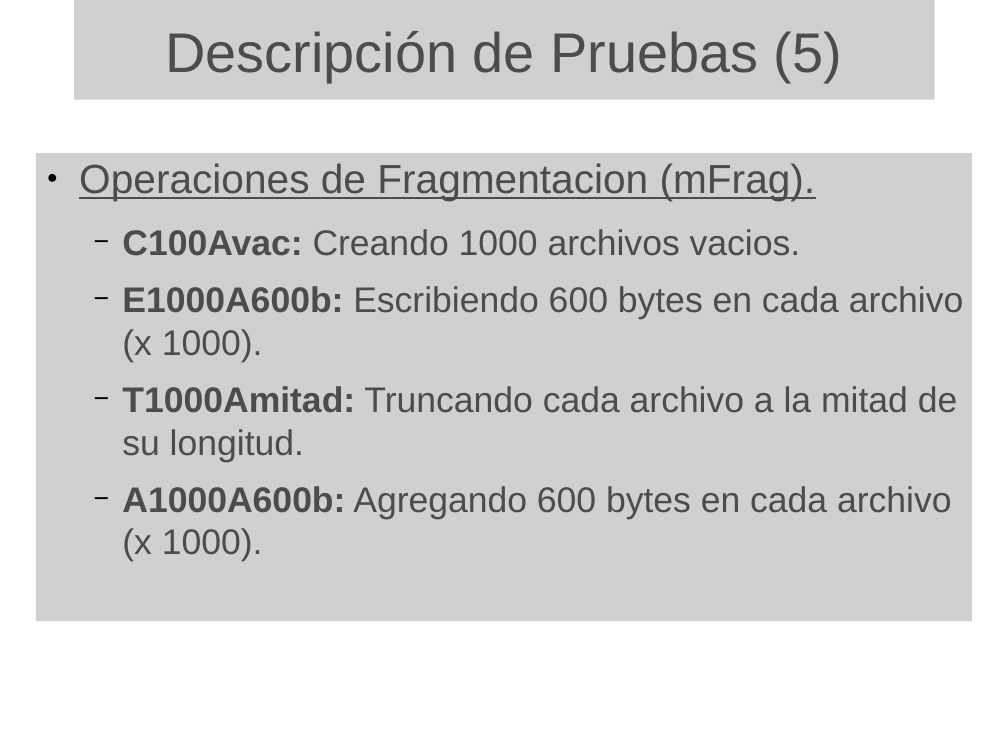
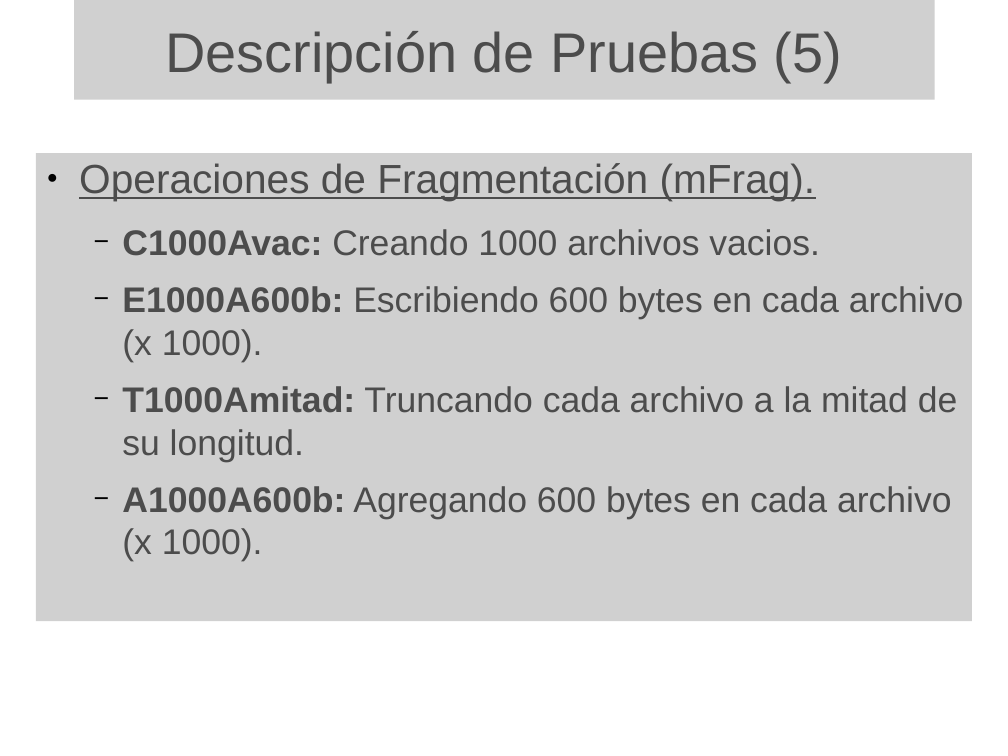
Before and after one commit to cdparra/ext3bench, a slide deck: slide 14 of src/presentacion/evaluacion-ext3 v2.odp. Drawn at 1008x756 pixels with LibreOffice and Linux fonts; fonts in the diff are those of the drawing; grey boxes stand for pictures; background and template pictures are left out. Boxes give left, top, right and bottom in pixels: in the first picture for what was removed or moved away, otherwise in the second. Text is boxed around its words. In the diff, an @@ line names an element or a change of style, - is before the commit and + after.

```diff
--- a/src/presentacion/evaluacion-ext3 v2.odp
+++ b/src/presentacion/evaluacion-ext3 v2.odp
@@ text in picture at (79, 163, 820, 256): text changed @@
-● Operaciones de Fragmentacion (mFrag).
-  − C100Avac: Creando 1000 archivos vacios.
+● Operaciones de Fragmentación (mFrag).
+  − C1000Avac: Creando 1000 archivos vacios.
```
Also in this commit, not shown: 2 other slides changed, 1 slide added, 5 slides removed.
